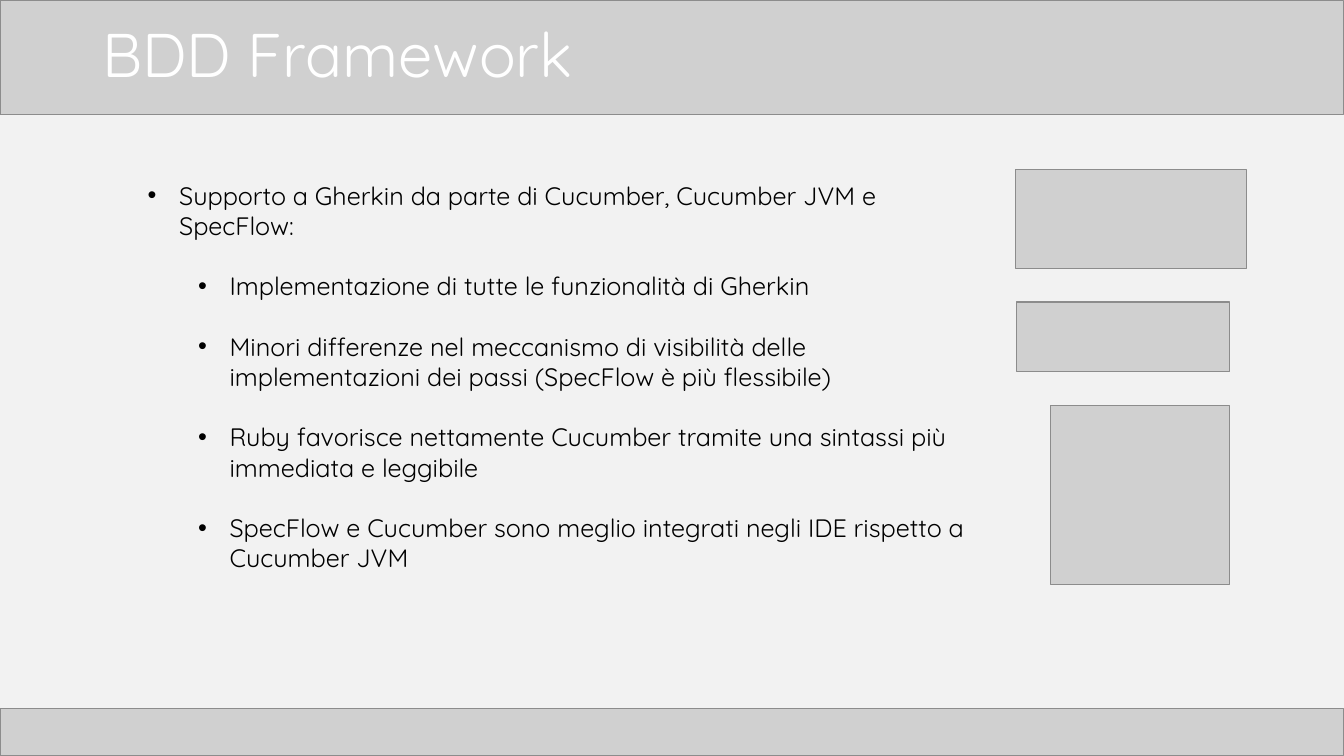
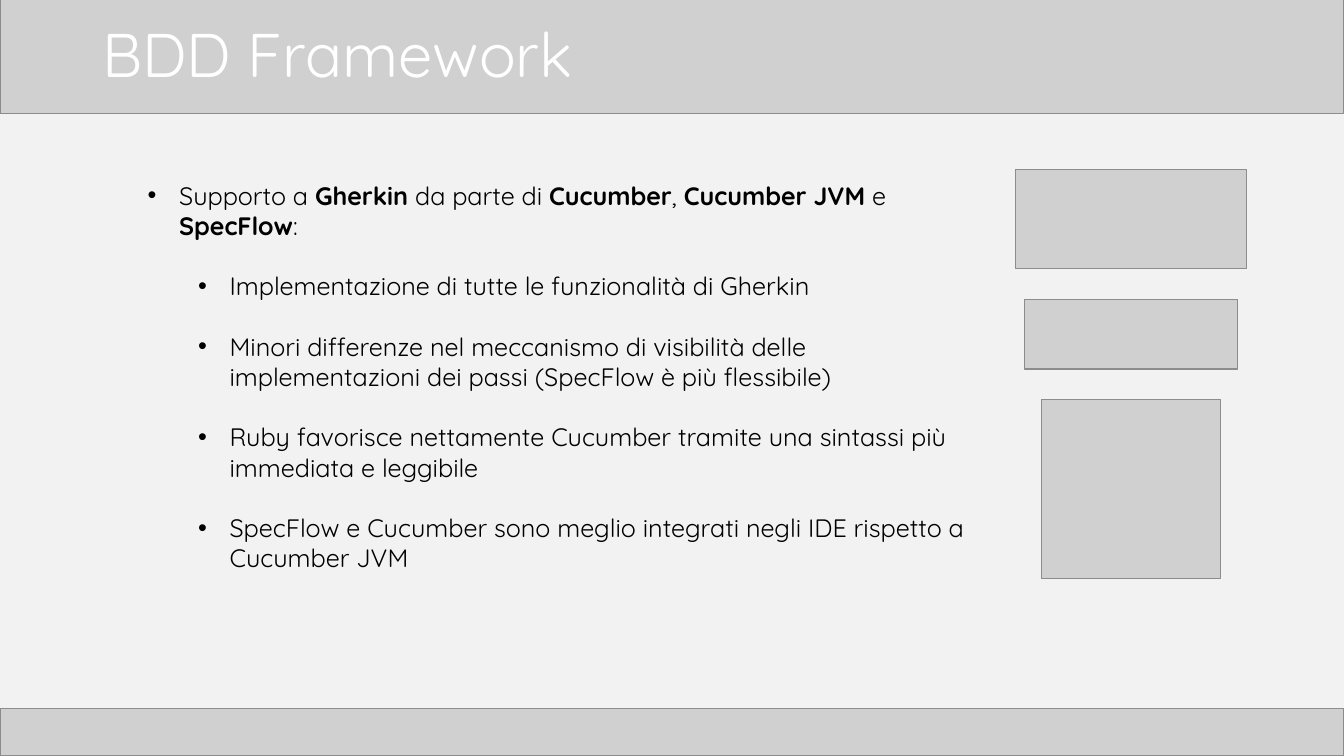
Before and after one commit to TTia/xblog-thesis, a slide deck: slide 15 of Presentazione.pptx. Drawn at 1344x756 pixels with LibreOffice and Linux fonts; fonts in the diff are those of the drawing; grey boxes stand for pictures. Boxes give left, top, right and bottom in pixels: in the first picture for what was removed or moved away, otherwise in the second. Text is boxed around its words. In the diff, an @@ line names an element or a change of style, - is before the commit and + after.

```diff
--- a/Presentazione.pptx
+++ b/Presentazione.pptx
@@ text at bbox=[179, 186, 886, 240]: bold on in "Gherkin Cucumber, Cucumber JVM SpecFlow:" @@
@@ picture: place and size @@
-picture at bbox=[1017, 302, 1230, 372]
+picture at bbox=[1025, 299, 1238, 369]
@@ picture: place and size @@
-picture at bbox=[1051, 405, 1230, 585]
+picture at bbox=[1042, 399, 1221, 579]
```
Also in this commit, not shown: 16 other slides changed, 1 slide added, 7 other files.
